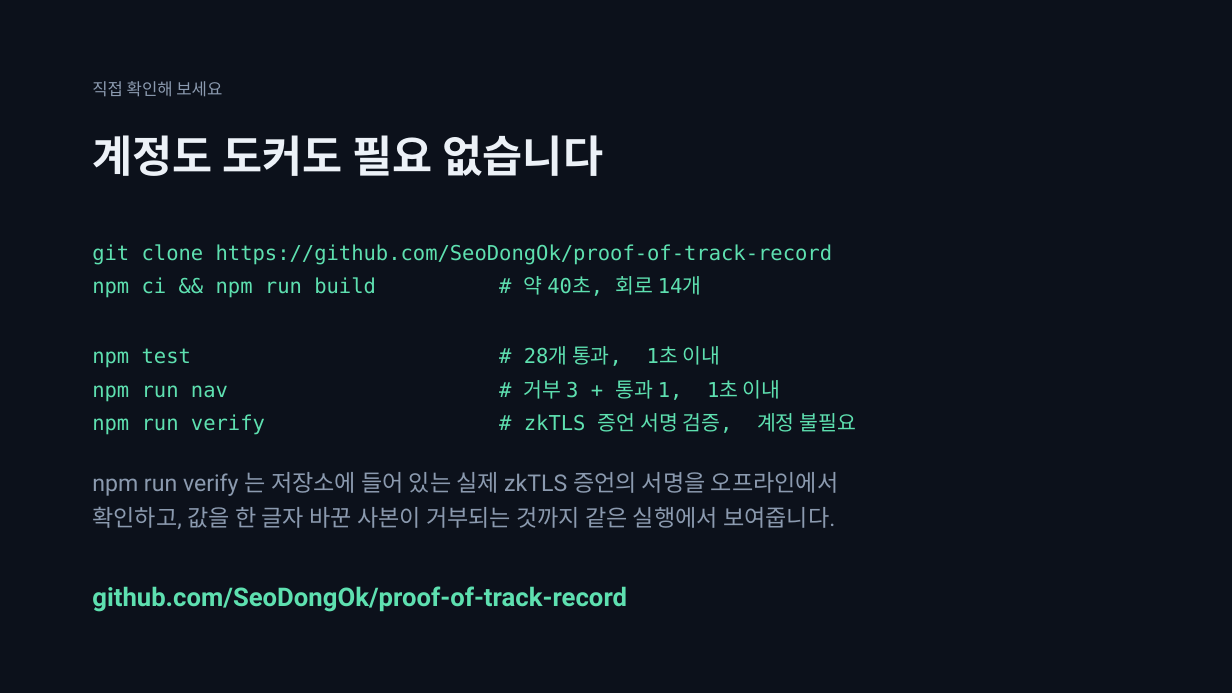
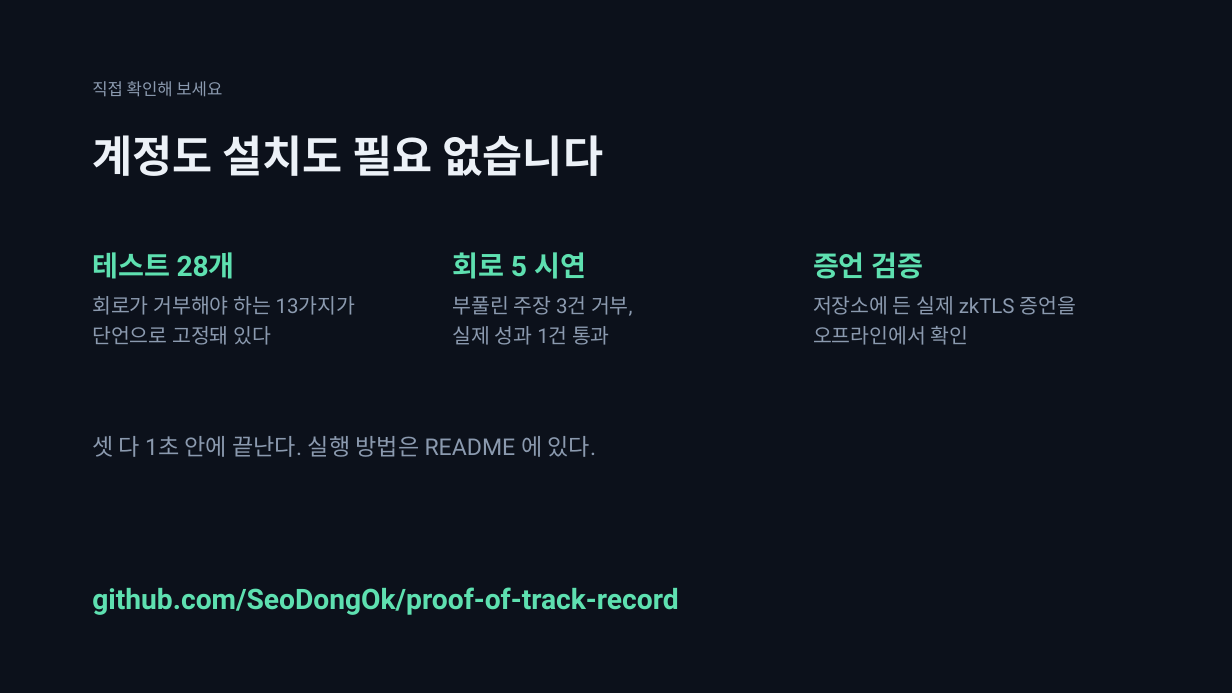
Before and after one commit to SeoDongOk/proof-of-track-record, a slide deck: slide 16 of deck/proof-of-track-record.pptx. Drawn at 1232x693 pixels with LibreOffice and Linux fonts; fonts in the diff are those of the drawing. Boxes give left, top, right and bottom in pixels: in the first picture for what was removed or moved away, otherwise in the second. Text is boxed around its words. In the diff, an @@ line names an element or a change of style, - is before the commit and + after.

```diff
--- a/deck/proof-of-track-record.pptx
+++ b/deck/proof-of-track-record.pptx
@@ text at box(92, 135, 603, 176): text changed @@
-계정도 도커도 필요 없습니다
+계정도 설치도 필요 없습니다
@@ text removed at box(92, 244, 856, 435) @@
-git clone https://github.com/SeoDongOk/proof-of-track-record
-npm ci && npm run build # 약 40초, 회로 14개
-npm test # 28개 통과, 1초 이내
-npm run nav # 거부 3 + 통과 1, 1초 이내
-npm run verify # zkTLS 증언 서명 검증, 계정 불필요
@@ text added at box(92, 252, 235, 279), 22 pt, text #5EE0B0, bold @@
+테스트 28개
@@ text added at box(453, 252, 586, 279), 22 pt, text #5EE0B0, bold @@
+회로 5 시연
@@ text added at box(813, 252, 923, 279), 22 pt, text #5EE0B0, bold @@
+증언 검증
@@ text at box(92, 296, 356, 345): text changed; size 18 to 16 pt @@
-npm run verify 는 저장소에 들어 있는 실제 zkTLS 증언의 서명을 오프라인에서
-확인하고, 값을 한 글자 바꾼 사본이 거부되는 것까지 같은 실행에서 보여줍니다.
+회로가 거부해야 하는 13가지가
+단언으로 고정돼 있다
@@ text added at box(453, 296, 633, 345), 16 pt, text #8B9AAF @@
+부풀린 주장 3건 거부,
+실제 성과 1건 통과
@@ text added at box(813, 296, 1077, 345), 16 pt, text #8B9AAF @@
+저장소에 든 실제 zkTLS 증언을
+오프라인에서 확인
@@ text added at box(92, 436, 597, 457), 18 pt, text #8B9AAF @@
+셋 다 1초 안에 끝난다. 실행 방법은 README 에 있다.
@@ text "github.com/SeoDongOk/proof-of-track-record" at box(92, 587, 678, 615): size 20 to 22 pt @@
```
Also in this commit, not shown: 14 other slides changed, 15 other files.
